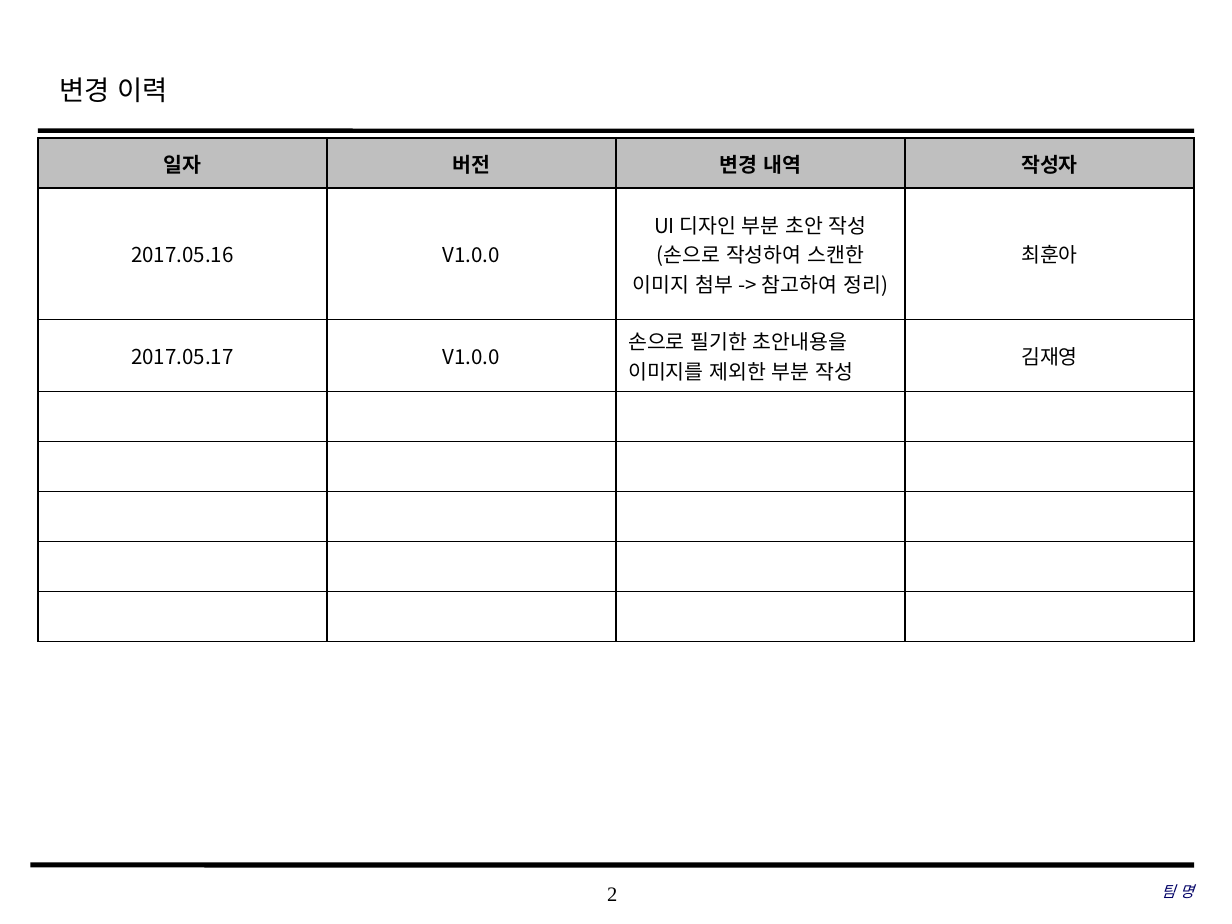
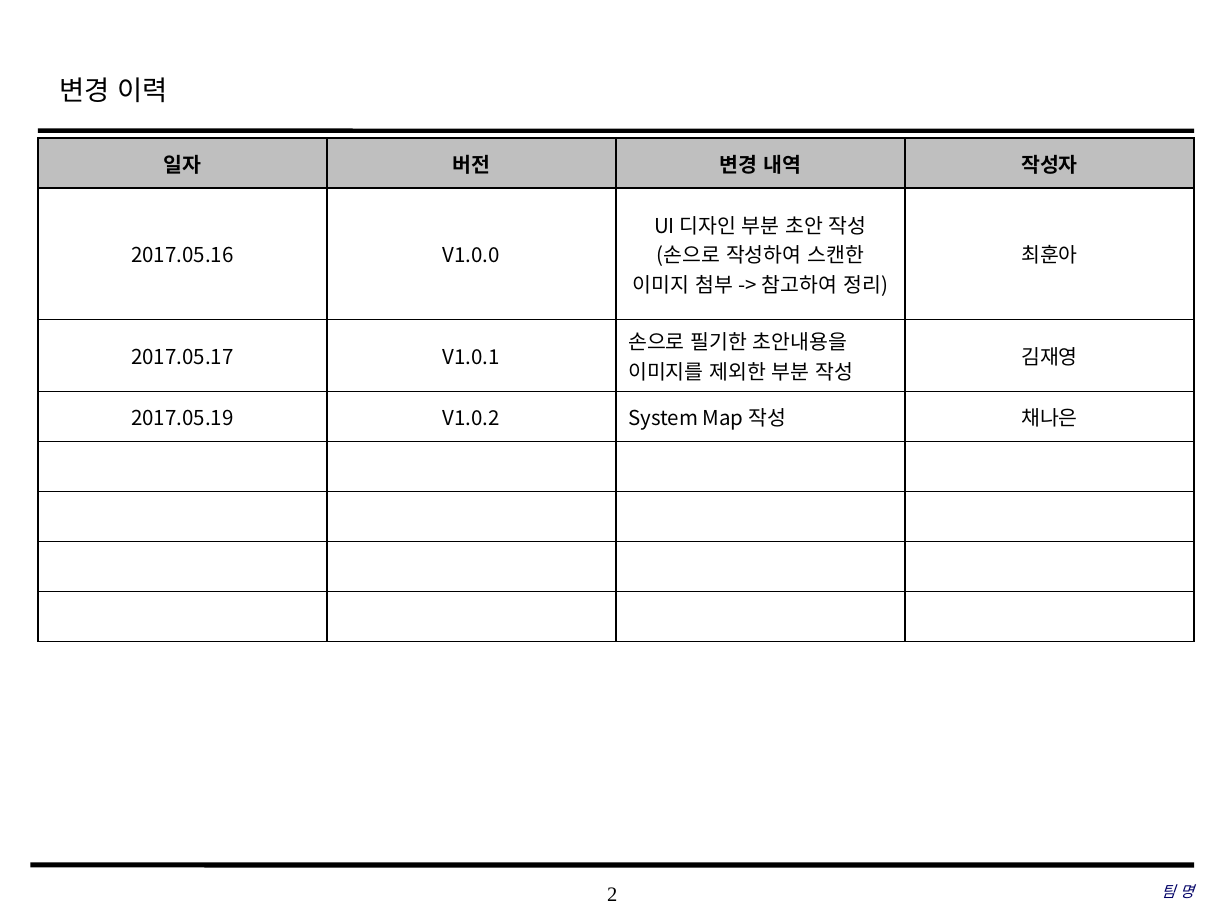
Before and after one commit to coskdms/SE2017_10_TenoutofTen, a slide deck: slide 2 of doc/3_ 설계서/UI Design Template.pptx. Drawn at 1232x924 pixels with LibreOffice and Linux fonts; fonts in the diff are those of the drawing; background and template pictures are left out. Boxes give left, top, right and bottom in pixels: in the first picture for what was removed or moved away, otherwise in the second. Text is boxed around its words. In the diff, an @@ line names an element or a change of style, - is before the commit and + after.

Commit message:
#865 새기능 신규 보통 2017.05.19 UI 디자인설계서 초안 작성 -system map

```diff
--- a/doc/3_ 설계서/UI Design Template.pptx
+++ b/doc/3_ 설계서/UI Design Template.pptx
@@ table at (38,138,1196,585) @@
-row 3: 2017.05.17 | V1.0.0 | 손으로 필기한 초안내용을 이미지를 제외한 부분 작성 | 김재영
+row 3: 2017.05.17 | V1.0.1 | 손으로 필기한 초안내용을 이미지를 제외한 부분 작성 | 김재영
+row 4: 2017.05.19 | V1.0.2 | System Map 작성 | 채나은
-row 8:  |  |  | 
```
Also in this commit, not shown: 1 slide added.
